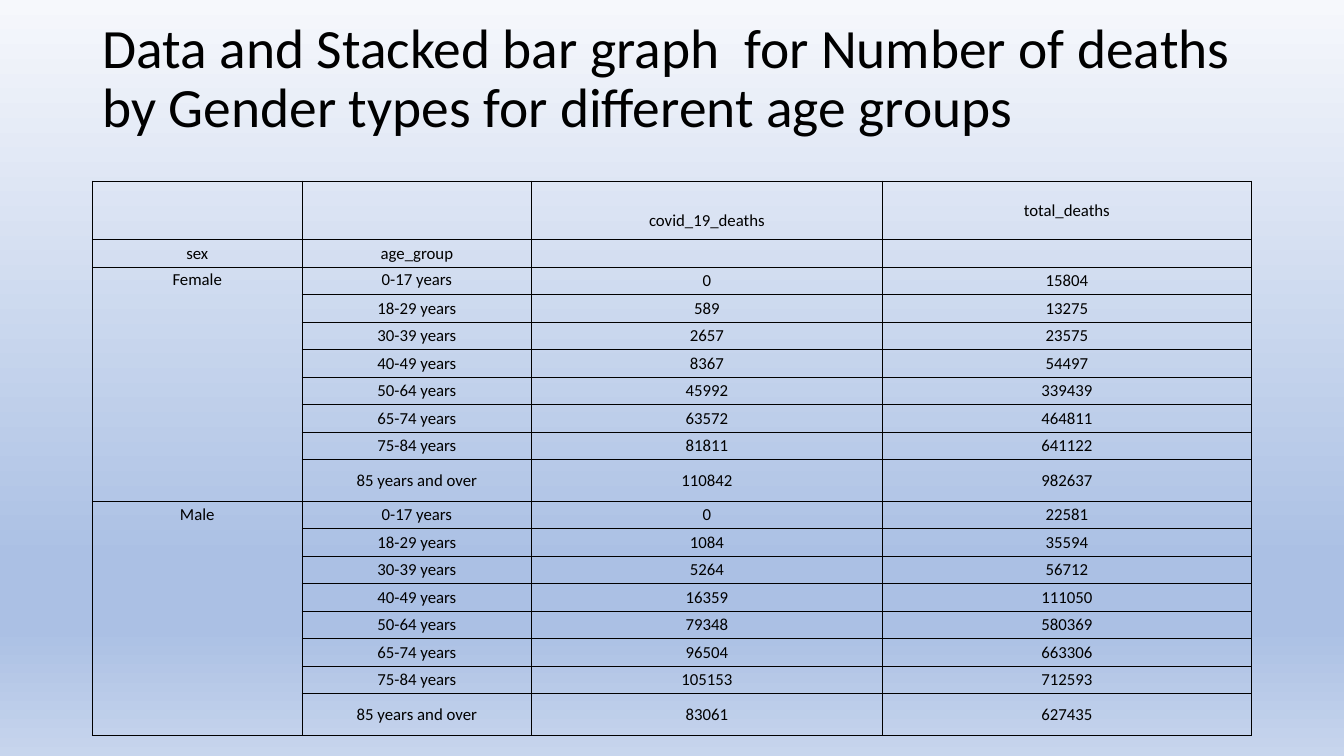
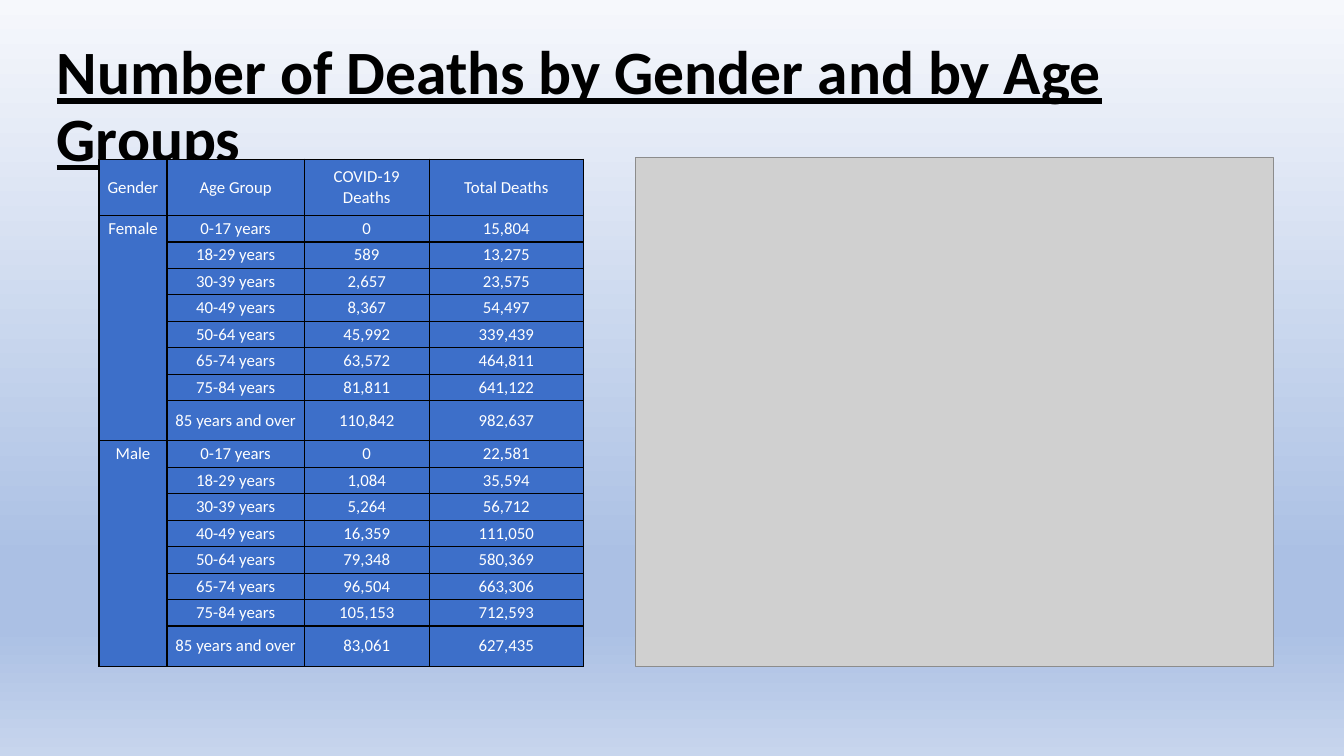
Before and after one commit to AlexanderLorin/Project-1-MKFG, a slide deck: slide 6 of Presentation1.pptx (slide 9 before the commit). Drawn at 1344x756 pixels with LibreOffice and Linux fonts; fonts in the diff are those of the drawing; grey boxes stand for pictures. Boxes give left, top, right and bottom in pixels: in the first picture for what was removed or moved away, otherwise in the second. Text is boxed around its words. In the diff, an @@ line names an element or a change of style, - is before the commit and + after.

```diff
--- a/Presentation1.pptx
+++ b/Presentation1.pptx
@@ title at box(57, 50, 1101, 176): text changed; size 39.6 to 44 pt; bold on @@
-Data and Stacked bar graph for Number of deaths by Gender types for different age groups
+Number of Deaths by Gender and by Age Groups
@@ table at box(99, 159, 584, 666) @@
-row 1:  |  | covid_19_deaths | total_deaths
-row 2: sex | age_group |  | 
-row 3: Female | 0-17 years | 0 | 15804
-row 4:  | 18-29 years | 589 | 13275
-row 5:  | 30-39 years | 2657 | 23575
-row 6:  | 40-49 years | 8367 | 54497
-row 7:  | 50-64 years | 45992 | 339439
-row 8:  | 65-74 years | 63572 | 464811
-row 9:  | 75-84 years | 81811 | 641122
-row 10:  | 85 years and over | 110842 | 982637
-row 11: Male | 0-17 years | 0 | 22581
-row 12:  | 18-29 years | 1084 | 35594
-row 13:  | 30-39 years | 5264 | 56712
-row 14:  | 40-49 years | 16359 | 111050
-row 15:  | 50-64 years | 79348 | 580369
-row 16:  | 65-74 years | 96504 | 663306
-row 17:  | 75-84 years | 105153 | 712593
-row 18:  | 85 years and over | 83061 | 627435
+row 1: Gender | Age Group | COVID-19 Deaths | Total Deaths
+row 2: Female | 0-17 years | 0 | 15,804
+row 3:  | 18-29 years | 589 | 13,275
+row 4:  | 30-39 years | 2,657 | 23,575
+row 5:  | 40-49 years | 8,367 | 54,497
+row 6:  | 50-64 years | 45,992 | 339,439
+row 7:  | 65-74 years | 63,572 | 464,811
+row 8:  | 75-84 years | 81,811 | 641,122
+row 9:  | 85 years and over | 110,842 | 982,637
+row 10: Male | 0-17 years | 0 | 22,581
+row 11:  | 18-29 years | 1,084 | 35,594
+row 12:  | 30-39 years | 5,264 | 56,712
+row 13:  | 40-49 years | 16,359 | 111,050
+row 14:  | 50-64 years | 79,348 | 580,369
+row 15:  | 65-74 years | 96,504 | 663,306
+row 16:  | 75-84 years | 105,153 | 712,593
+row 17:  | 85 years and over | 83,061 | 627,435
@@ table: place and size @@
-table at box(93, 181, 1252, 736)
+table at box(99, 159, 584, 666)
@@ picture added at box(636, 157, 1273, 666) @@
```
Also in this commit, not shown: 4 other slides changed, 5 slides added, 5 slides removed, 9 other files.
